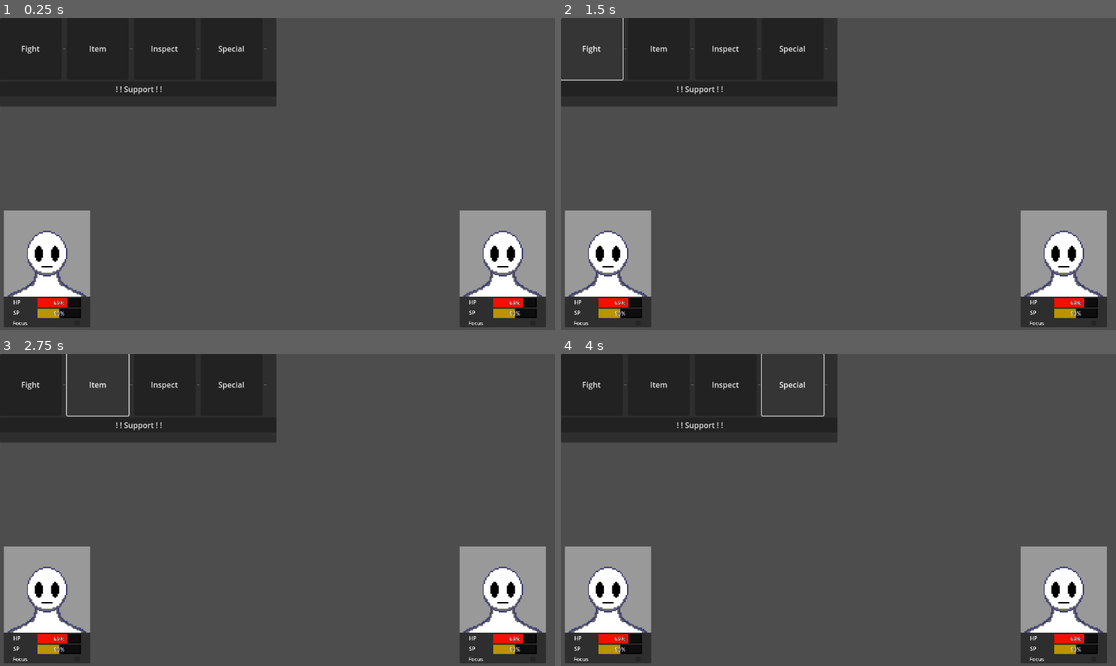
Above: before the commit, frames 1-4 (two rows, left to right).
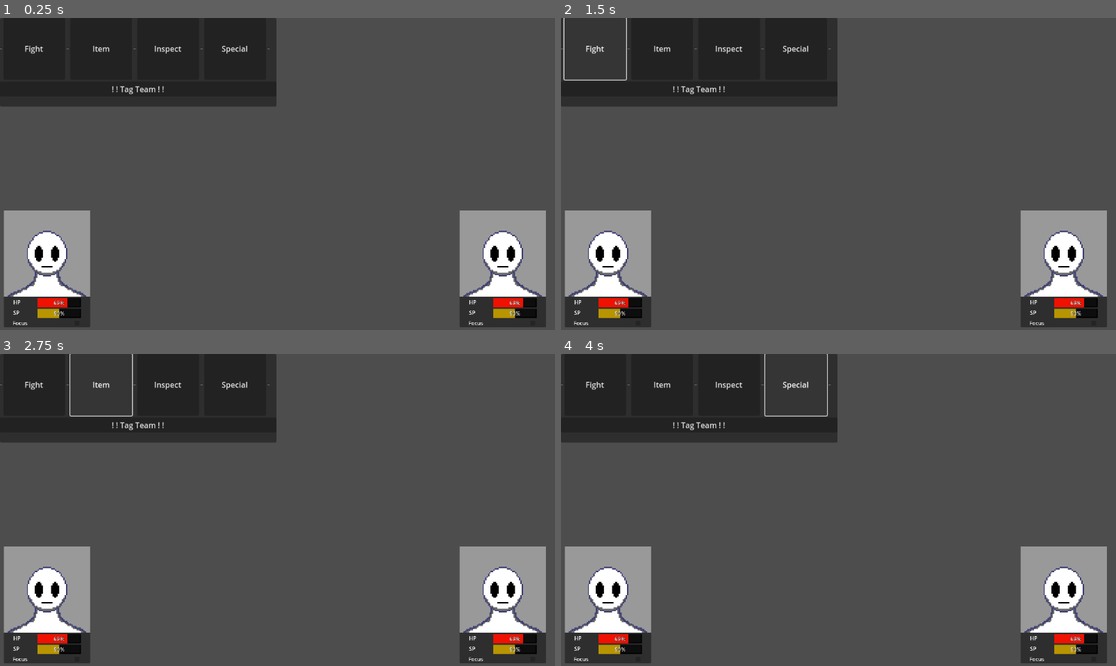
Above: after the commit, the same moments.

Repository: Yaszu-Mage/Fighter-Game-Prototype
Game: Godot game, scene res://scenes/fight_ui.tscn
Two runs of this game, one before a commit and one after it. Both use one fixed random seed, a clock stepped at 60 frames per second and the inputs below. This scene is started directly instead of the project's main scene.
Inputs (mouse positions are in pixels of both pictures, inside the frame that each line leads up to):
- Up to frame 1 (0.25 s): no input
- Up to frame 2 (1.5 s): click (638, 323) at 0.52 s; click "Fight" at 1.25 s
- Up to frame 3 (2.75 s): click "Item" at 2 s
- Up to frame 4 (4 s): click "Inspect" at 2.75 s; click "Special" at 3.5 s

The runs differ from the first frame. In frame 1, 0.4% of the frame differs, in the area x 0-49%, y 8-25%; in frame 2, 0.5%; in frame 3, 0.6%, in the area x 0-49%, y 0-25%; in frame 4, 0.5%.

Commit message:
Thingy :3

Diff:
--- a/scenes/fight_ui.tscn
+++ b/scenes/fight_ui.tscn
@@ -57,6 +57,9 @@
 [node name="Options" type="HBoxContainer" parent="HFlowContainer/PanelContainer/Buttons"]
 layout_mode = 2
 
+[node name="HSeparator5" type="HSeparator" parent="HFlowContainer/PanelContainer/Buttons/Options"]
+layout_mode = 2
+
 [node name="Fight" type="Button" parent="HFlowContainer/PanelContainer/Buttons/Options"]
 custom_minimum_size = Vector2(128, 128)
 layout_mode = 2
@@ -94,4 +97,4 @@
 
 [node name="Button" type="Button" parent="HFlowContainer/PanelContainer/Buttons/Sub-Options"]
 layout_mode = 2
-text = " ! ! Support ! !"
+text = "! ! Tag Team ! !"
